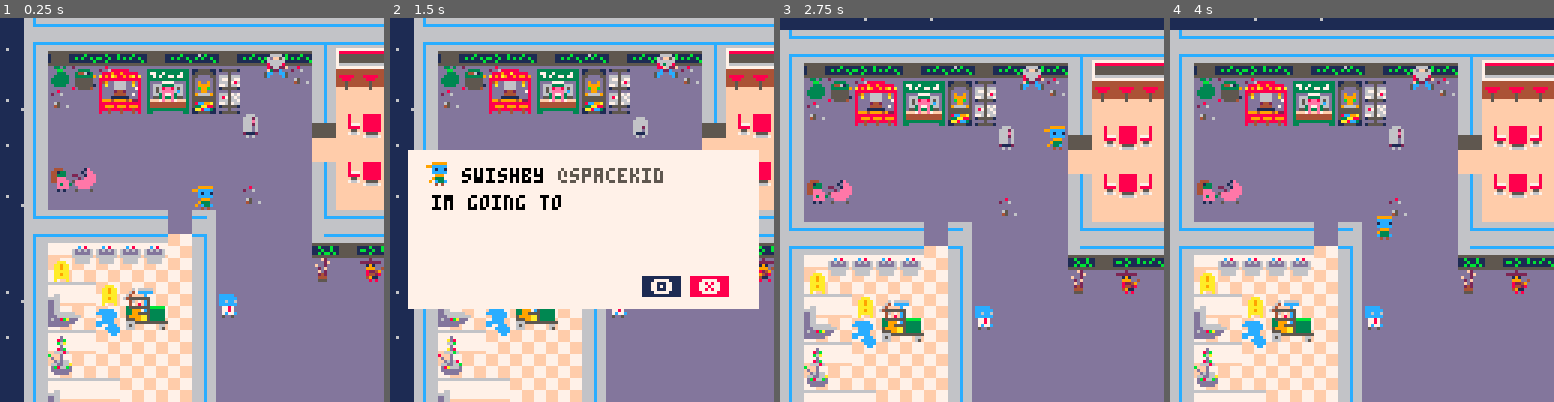
Above: before the commit, frames 1-4 (left to right).
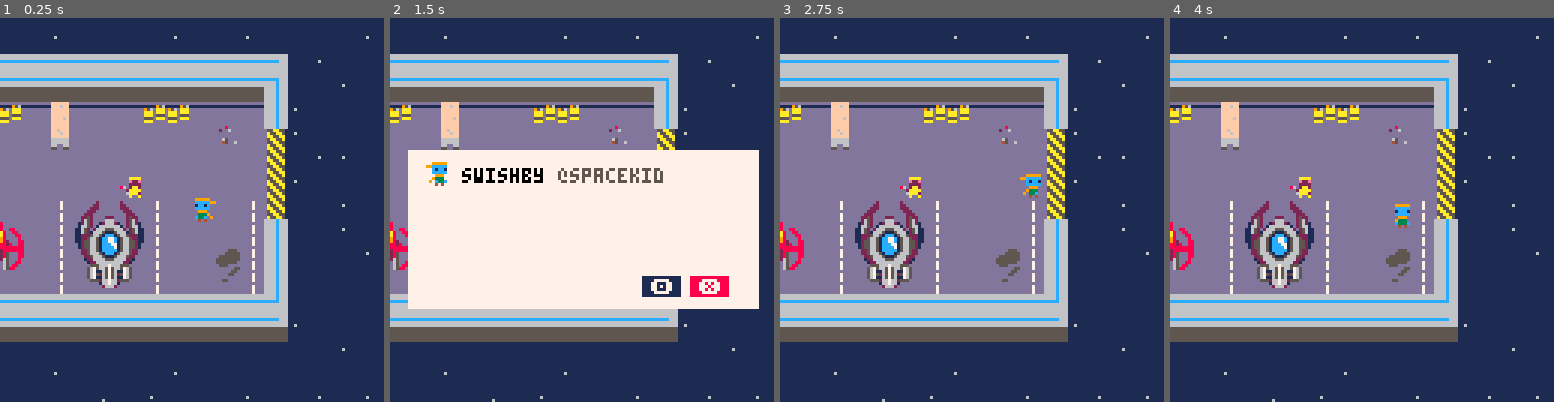
Above: after the commit, the same moments.

Repository: The-Cunning-Folk/verified
Game: PICO-8 cartridge verified.p8
The game is run twice, just before and just after one commit, with the same random seed, the same clock (stepped at 60 frames per second) and the same inputs.
Inputs:
- Up to frame 1 (0.25 s): no input
- Up to frame 2 (1.5 s): tap X (X key) at 0.33, 1.07 s; tap O (Z key) at 0.7 s
- Up to frame 3 (2.75 s): hold Right 1.6-2.1 s; tap O (Z key) at 1.7, 2.1, 2.5 s; tap X (X key) at 1.85 s; hold Up 2.15-2.42 s; hold Right from 2.47 s (still down)
- Up to frame 4 (4 s): tap O (Z key) at 2.9, 3.3, 3.7 s; tap X (X key) at 2.97 s; release Right at 3.03 s; hold Left 3.08-3.58 s; hold Down 3.63-3.97 s

The runs differ from the first frame. In frame 1, 80% of the frame differs, in the area x 0-100%, y 0-100%; in frame 2, 54%; in frame 3, 74%; in frame 4, 74%.

Commit message:
did some tweets

Diff:
--- a/verified.p8
+++ b/verified.p8
@@ -16,7 +16,7 @@
 entity.w = 8
 entity.h = 8
 entity.sprite = 0
-entity.speed = 3
+entity.speed = 1
 entity.moving = false
 
 function entity:new (o)
@@ -221,22 +221,54 @@
 
 function inittweets()
 
-	trig = 1
+	trig = 256
 
 	tweets = {}
 
-	for i=0,64 do
+	for i=0,256 do
 		tweets[i] = {}
 	end
 	--idle tweets
-
-	tweets[1][1] = "bored..."
-	tweets[1][2] = "stuck at some station while my ship gets fixed"
-	tweets[1][3] = "im going to be so late..."
-
-	tweets[13][1] = "a homeless guy just said he likes my hat"
-	tweets[14][1] = "always feel bad when i don't have change for people :("
-
+tweets[256][1] = "got pulled over by the cops because of my brakelight. eff the pigs."
+tweets[256][2] = "stuck at some station while my ship gets fixed"
+tweets[256][3] = "im going to be so late..."
+tweets[256][4] = "bored..."
+
+--tweets
+tweets[0][1] = ""
+tweets[4][1] = "what the heck is agile? this guy is r e a l l y into it."
+tweets[4][2] = "is agile a religion or something?"
+tweets[6][1] = "this kid is crying in a pile of trash. i've been there man, i feel u."
+tweets[7][1] = "this trashgirl is my everything. stay strong trashgirl"
+tweets[8][1] = ""
+tweets[9][1] = "glimmerpunk ain't dead"
+tweets[10][1] = "rihanna killed glimmerpunk"
+tweets[13][1] = "a homeless guy just said he likes my hat"
+tweets[14][1] = "always feel bad when i don't have change for people :("
+tweets[14][2] = "just met someone who's entire planet got destroyed :("
+tweets[15][1] = "cyber murray!!!"
+tweets[15][2] = "yes! it's cyber murray. i love these."
+tweets[15][3] = "booze me up cyber murray!!!"
+tweets[55][1] = "this lady is straight up ignoring me. too into these wormy nuggs."
+tweets[56][1] = "pico chef's sandworm nuggets are super underrated imho."
+tweets[59][1] = "haha, this dancing guy looks just like the bqii main character"
+tweets[60][1] = "for some reason i want to play bqii now..."
+tweets[61][1] = "someone just tried to sell me a planet. dude if you saw my bank balance xd"
+tweets[62][1] = "got a business card from this guy. i think his name is just jason business??"
+tweets[98][1] = "i think this self cleaning smart-bathroom got ddos'd"
+tweets[108][1] = "i swear there's a pico chef at every service station."
+tweets[109][1] = "does anyone actually eat at pico chef?? how are they not bankrupt???"
+tweets[115][1] = "there's nothing more depressing than fake plants."
+tweets[116][1] = "this fake plant has fake fruit on it, and a fake birds nest."
+tweets[117][1] = "i guess this sector of the galaxy isn't into recycling."
+tweets[140][1] = "whats up you cool baby?"
+tweets[141][1] = ""
+tweets[147][1] = ""
+tweets[192][1] = "wtf this jellyfish just handed me an autograph."
+tweets[193][1] = "this thing is just furiously signing autographs..."
+tweets[195][1] = "just met a real life zombie spaceship pilot. he was a jerk."
+tweets[224][1] = "beret, designer coat and a battle grade chainsaw. classic look."
+tweets[225][1] = "this guy just asked if he could borrow my kidney :/"
 end
 
 function buildtweet(str)
@@ -272,7 +304,7 @@
 
 function choosetweet(trigid)
 	if tweets[trigid]==nil or  #tweets[trigid] == 0 then
-		trigid = 1
+		trigid = 256
 	end
 	return buildtweet(tweets[trigid][flr(rnd(#tweets[trigid]))+1])
 end
@@ -296,10 +328,10 @@
 
 function _init()
  p = entity:new()
- p.facing = 1
+ p.facing = 3
  p.sprite = 5
- p.x = 64
- p.y = 60
+ p.x = gc(47)
+ p.y = gc(21)
  camx = p.x
  camy = p.y
  cambox = 24
@@ -320,7 +352,7 @@
  npcs[11] = newentity(72,24,150)
  npcs[12] = newentity(64,16,133)
  npcs[13] = newentity(72,16,134)
- npcs[14] = newentity(80,32,6)
+ npcs[14] = newentity(gc(26),gc(22),6)
  npcs[15] = newentity(16,50,8)
  npcs[16] = newentity(120,80,11)
  npcs[17] = newentity(72,92,4)
@@ -354,7 +386,20 @@
  npcs[38] = newentity(gc(21),gc(10),115)
  npcs[39] = newentity(gc(29),gc(10),116)
  npcs[40] = newentity(gc(13),gc(10),116)
-
+ --cybermurray
+ npcs[41] = newentity(gc(17),gc(21),57)
+ --dudes
+ npcs[42] = newentity(gc(15),gc(12),59)
+ npcs[43] = newentity(gc(6),gc(5),61)
+ npcs[44] = newentity(gc(25),gc(5),196)
+ npcs[45] = newentity(125,29,55)
+
+ npcs[46] = newentity(gc(20),gc(14),2)
+ npcs[47] = newentity(gc(7),gc(14),9)
+
+ wdir = 1
+ walker = npcs[46]
+ walker.speed = 2
 
  tweeting = false
  inittweets()
@@ -399,6 +444,19 @@
 	local npcfps = 1
 
 
+	if walker.x < gc(27) and walker.x > gc(10)  then
+		walker.x += wdir*walker.speed
+	elseif walker.x >= gc(27) then
+		wdir = -1
+		walker.sprite = 0
+		walker.x += wdir*walker.speed
+	elseif walker.x <= gc(10) then
+		wdir = 1
+		walker.sprite = 2
+		walker.x += wdir*walker.speed
+	end
+
+
 
 	if(time()%npcfps) == 0 then
 
@@ -563,14 +621,14 @@
 end
 end
 __gfx__
-aaaaaa00aaaaaa0000aaaaaa00aaaaaa0ccccc0000999990006660000000000000444000000300000003000000020000000020000066660000666600ffffffff
-ccccca00ccccca0000accccc00accccc0cccccc099ccccc006662600006660000441330003b3b3000b3b3b00222222200222222206dff56006dff560ffffffff
-c3c3ca00c3c3ca0000ac3c3c00ac3c3c0cc6cc6000c1cc100666e600066666000443330000161000001610000019100000019100066666600666666044444444
-ccccca00ccccca0000accccc00accccc0cccccc000ccccc00666260006666600044eee0000666000006660000099900400099904086666800863668044444444
-0aaaaa000aaaaa0000aaaaa000aaaaa000778700000999000666d60006662600044eeee0003b300000b3b00000822490000824900826622f088f622f44444444
-0aacaa000acaaa0000aacaa000aaaca000778700009333000666d6000666d600000e3ee300dddb0000ddd30000844280004942800f322cd00dc22cd044444444
-0aaaaa000aaaaa0000aaaaa000aaaaa0007c77c0090c33c00211120006111600000eeee00655630006556b0000491100004411005ccddcc55ccddcc5ffffffff
-00030000030030000000300000030030005005000004040000606000006060000001010000d0d00000d0d00000080800000800805c0000c55c0000c522222222
+001110000011100000011100000111000ccccc0000999990006660000000000000444000000300000003000000020000000020000066660000666600ffffffff
+003f3100003f31000013f3000013f3000cccccc099ccccc006662600006660000441330003b3b3000b3b3b00222222200222222206dff56006dff560ffffffff
+f0fff00000fff0f0000fff0f0f0fff000cc6cc6000c1cc100666e600066666000443330000161000001610000019100000019100066666600666666044444444
+08888800f8888800008888800088888f0cccccc000ccccc00666260006666600044eee0000666000006660000099900400099904086666800863668044444444
+008880f0008880000f0888000008880000778700000999000666d60006662600044eeee0003b300000b3b00000822490000824900826622f088f622f44444444
+0010100000101000000101000001010000778700009333000666d6000666d600000e3ee300dddb0000ddd30000844280004942800f322cd00dc22cd044444444
+55751555557557555551575555755755007c77c0090c33c00211120006111600000eeee00655630006556b0000491100004411005ccddcc55ccddcc5ffffffff
+06007060060000600607006006000060005005000004040000606000006060000001010000d0d00000d0d00000080800000800805c0000c55c0000c522222222
 0099999000999990009999900099999000999990009999900000000000000000000000006666666666666666ffff7777ffff7777000000000000000000000000
 99ccccc099ccccc000c999c000c999c000ccccc000ccccc00000088888800000888000007777777777777777ffff7777ffff7777000000000000000000000000
 00c1cc1000c1cc1000ccccc000ccccc0001ccc10001ccc100088898898888800a88888007777777777777777ffff6766666f77770000d0000000d00000000000
@@ -693,7 +751,7 @@
 44444441d4444444000000000000000000000000000000000000000000000000dddddddddddddddddddddddd000000000000000033333333555555556666c666
 
 __gff__
-4686468606004686064686468646860700000000000001418101010300438300000000000047874787030003034383004686010000000046864080468646860000010101010000000101010101010101000101010101010101010101030301010001020201000000000101010303010100010103030100010301010101010101
+4686468606004686064686468646860700000000000001418101010300438300000000000047874787030003034383004686010000000046864080468646860000010101010000000101010101010101000101010101010101010101030301010001020001000000000101010303010100010103030300010301010101010101
 0707070707070201014383004383010007070707070703014043830001800000070707010101010100010101010101060101000001000100010101010001010607070007468600000303030001010101070700070000000003030300000101010707000000000000030303000001010107070000408040800303030000010101
 __map__
 474b42424242424242424242424242424242424242424242424242424242424242424a474547474745474747474747474747474747474747474747474745474747454747454747000000000000000000000000000000000000000000000000000000000000000000000000000000000000000000000000000000000000000000
@@ -701,7 +759,7 @@
 47437775764040404040404076445b5b5b5b5b5b6c6d44b7b6b7b7b7b7b6b7b6b7b644474747454746474745464747474745474747464747464547474746474647474747474747000000000000000000000000000000000000000000000000000000000000000000000000000000000000000000000000000000000000000000
 4643764072727272727240404044505050505050505044c2c2b2c2b2c2c2b5b5b5b544454745474745474747474747474747474547474745474747474547474747474747454747000000000000000000000000000000000000000000000000000000000000000000000000000000000000000000000000000000000000000000
 47434040404040404040404040fe666465506664655044a8a4a5a5a5a3a8b5b5b5b544474745474547474547474547474746474547464747454746474747474747474547474747000000000000000000000000000000000000000000000000000000000000000000000000000000000000000000000000000000000000000000
-4543404040404040404040404050505050506664655044a897af9898a6a8b5b5b5b544454747474747454747474747474547474745474747474747474747474747474747474745000000000000000000000000000000000000000000000000000000000000000000000000000000000000000000000000000000000000000000
+4543404040404040404040404050505050506664655044a897989898a6a8b5b5b5b544454747474747454747474747474547474745474747474747474747474747474747474745000000000000000000000000000000000000000000000000000000000000000000000000000000000000000000000000000000000000000000
 4743404040404040404040404044666465506664655044a8979898bfa6a8ce4242b5df42ef47474747474747454747474747474545474546474747474545464747454747474747000000000000000000000000000000000000000000000000000000000000000000000000000000000000000000000000000000000000000000
 4643404040404040404076404044505050505050505044a8a7a7a7a7a7a8deb1b1b3b1b14947454747474547474746464747474746454747474647474747474746474745474747000000000000000000000000000000000000000000000000000000000000000000000000000000000000000000000000000000000000000000
 474b424242424240ef40404040df4242424250424242ee424242424242424ab09ba89bb04447474745464747464747454747474745474747474747454747474745474747474747000000000000000000000000000000000000000000000000000000000000000000000000000000000000000000000000000000000000000000
@@ -717,7 +775,7 @@
 454b4242424242424a4372726868686868686868686868876844404040404040404040404040bb4040bb404040409e9f7640b94547474747474647474746474747474747474746000000000000000000000000000000000000000000000000000000000000000000000000000000000000000000000000000000000000000000
 47cd555555555555cc43727268687e69696969697d6868686844404040404040404040404040404040404040404040404040ab4745454745474747474747474746474747454747000000000000000000000000000000000000000000000000000000000000000000000000000000000000000000000000000000000000000000
 47474745474747454743686868686a7c7c787c7c6b6868876844404040404040404040404440404040404040404040404040ab4547474747474745454747474747474747474747000000000000000000000000000000000000000000000000000000000000000000000000000000000000000000000000000000000000000000
-4747474747474747474368686868797a7a397a7a7b68686868444040404040404040404044bc764040bcc8c9cabc404040bcba4747454745474745474747474547474745474747000000000000000000000000000000000000000000000000000000000000000000000000000000000000000000000000000000000000000000
+4747474747474747474368686868797a7a0f7a7a7b68686868444040404040404040404044bc764040bcc8c9cabc404040bcba4747454745474745474747474547474745474747000000000000000000000000000000000000000000000000000000000000000000000000000000000000000000000000000000000000000000
 47454747474647454743686868686868686868686868686868444076404040404040404044bcadae40bcd8d9dabc404040bc444747454745474547474747474747474747474747000000000000000000000000000000000000000000000000000000000000000000000000000000000000000000000000000000000000000000
 474747474747474747435f4d4f4c5ec0c14f4ce1e04d4f4cc3444075764040404040404044bcbdbe40bce8e9eabc4040d7bc444747474547454547474547474747474747474747000000000000000000000000000000000000000000000000000000000000000000000000000000000000000000000000000000000000000000
 474747464747454745436f7f4e416ed07f4e41f1f07f4e41d3444040407640404040404044bc404040bcf8f9fabc4040e7bc444747474747464547454547474547474547474747000000000000000000000000000000000000000000000000000000000000000000000000000000000000000000000000000000000000000000
